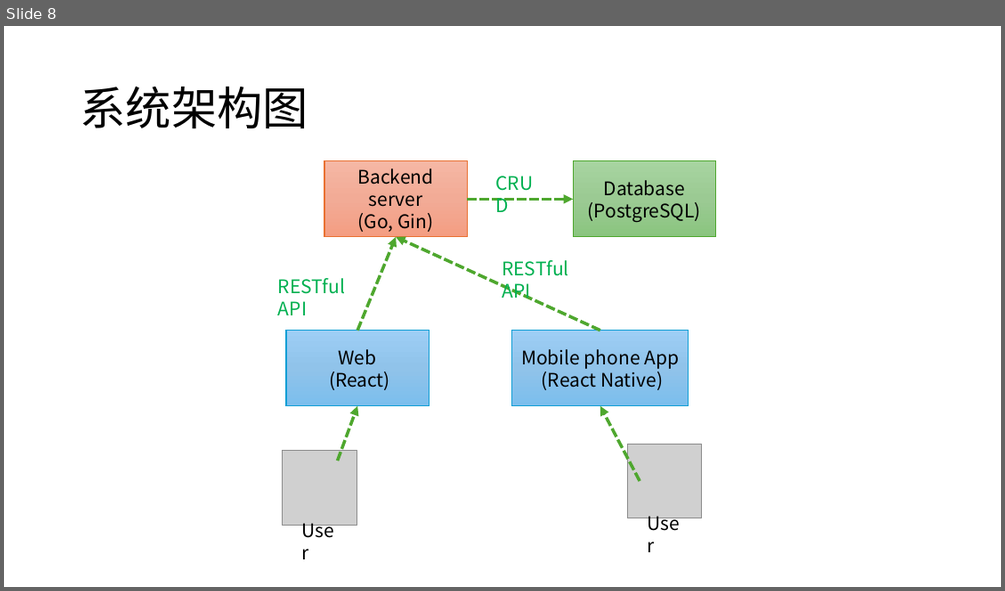
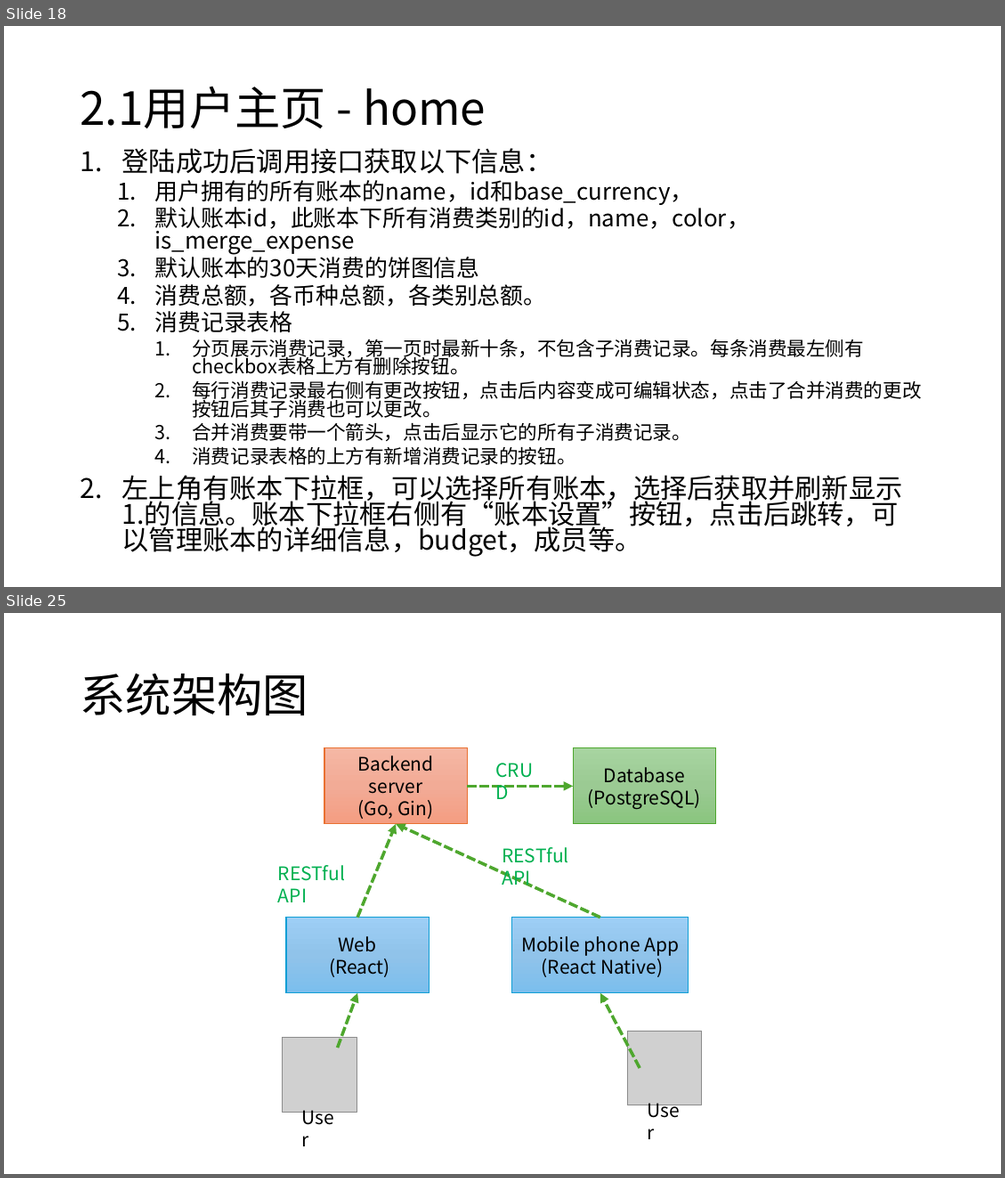
Before and after one commit to w9029/expense_statistics, a slide deck: documents/expenseWebsiteScript.pptx. Shown one above the other, each under a label of ours: slide 8 before the commit, slides 18 and 25 after it; the slides between them are not shown. The pictures are 1005x591 and 1005x1178 pixels, drawn with LibreOffice and Linux fonts; fonts in the diff are those of the drawing; grey boxes stand for pictures. Boxes give left, top, right and bottom in pixels: in the first picture for what was removed or moved away, otherwise in the second. Text is boxed around its words. In the diff, an @@ line names an element or a change of style, - is before the commit and + after.

```diff
--- a/documents/expenseWebsiteScript.pptx
+++ b/documents/expenseWebsiteScript.pptx
@@ slide 18 added at (x1=4, y1=26, x2=1001, y2=587), background #FFFFFF @@
@@ title added at (x1=80, y1=87, x2=485, y2=128), 44 pt, text #000000 @@
+2.1用户主页 - home
@@ text added at (x1=122, y1=148, x2=921, y2=556), 18.5 pt, text #000000 @@
+1. 登陆成功后调用接口获取以下信息：
+  1. 用户拥有的所有账本的name，id和base_currency，
+  2. 默认账本id，此账本下所有消费类别的id，name，color，is_merge_expense
+  3. 默认账本的30天消费的饼图信息
+  4. 消费总额，各币种总额，各类别总额。
+  5. 消费记录表格
+    1. 分页展示消费记录，第一页时最新十条，不包含子消费记录。每条消费最左侧有checkbox表格上方有删除按钮。
+    2. 每行消费记录最右侧有更改按钮，点击后内容变成可编辑状态，点击了合并消费的更改按钮后其子消费也可以更改。
+    3. 合并消费要带一个箭头，点击后显示它的所有子消费记录。
+    4. 消费记录表格的上方有新增消费记录的按钮。
+2. 左上角有账本下拉框，可以选择所有账本，选择后获取并刷新显示1.的信息。账本下拉框右侧有“账本设置”按钮，点击后跳转，可以管理账本的详细信息，budget，成员等。
@@ what was slide 8 is now slide 25 @@
```
Also in this commit, not shown: 3 slides changed, 19 other slides added, 3 slides removed, 21 other files.
